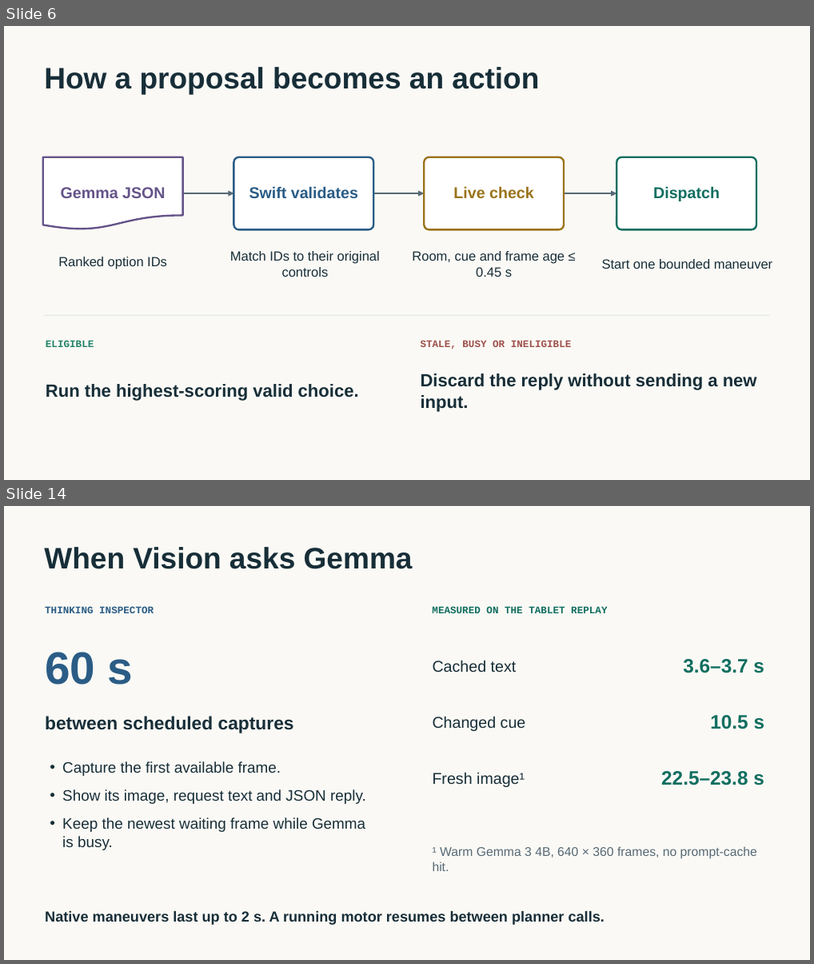
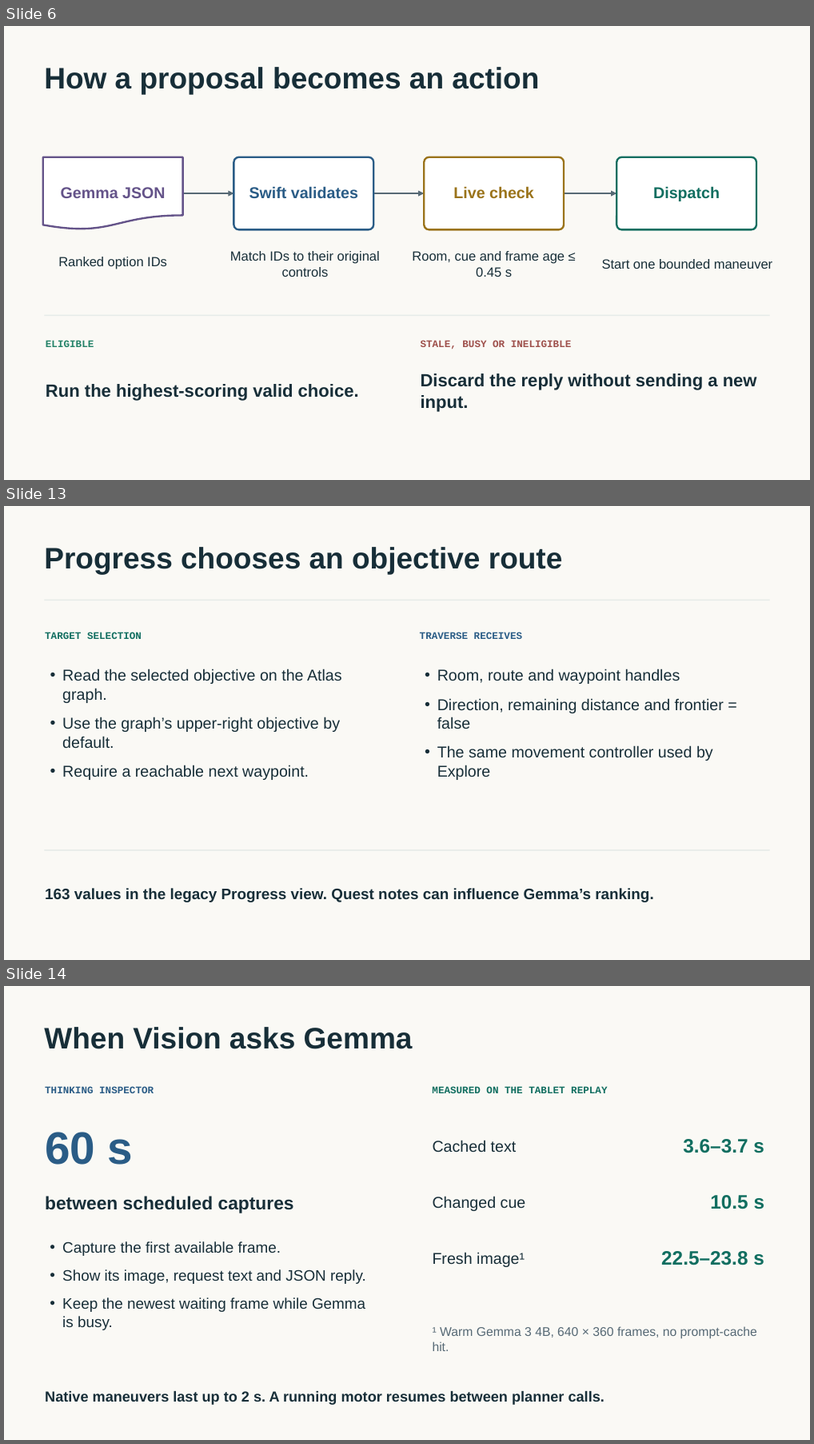
Before and after one commit to tabutyn/hollow-knight-vision, a slide deck: docs/playing-policies/playing-policies.pptx. Shown one above the other, each under a label of ours: slides 6 and 14 before the commit, slides 6, 13 and 14 after it; the slides between them are not shown. The pictures are 814x964 and 814x1444 pixels, drawn with LibreOffice and Linux fonts; fonts in the diff are those of the drawing. Boxes give left, top, right and bottom in pixels: in the first picture for what was removed or moved away, otherwise in the second. Text is boxed around its words. In the diff, an @@ line names an element or a change of style, - is before the commit and + after.

Commit message:
Bind Gemma policy scores to live targets and verify the handoff in game

```diff
--- a/docs/playing-policies/playing-policies.pptx
+++ b/docs/playing-policies/playing-policies.pptx
@@ slide 13 added at <box>4,506,810,960</box>, background #FAF9F5 @@
@@ text added at <box>44,547,563,574</box>, 35.2 pt, text #172E38, bold @@
+Progress chooses an objective route
@@ rectangle added at <box>45,599,770,600</box>, fill #E6EBE8 @@
@@ text added at <box>45,632,142,639</box>, 12 pt, text #116E60, bold @@
+TARGET SELECTION
@@ text added at <box>420,632,522,639</box>, 12 pt, text #2A5C86, bold @@
+TRAVERSE RECEIVES
@@ text added at <box>62,668,342,780</box>, 18.8 pt, text #172E38 @@
+• Read the selected objective on the Atlas graph.
+• Use the graph’s upper-right objective by default.
+• Require a reachable next waypoint.
@@ text added at <box>438,668,724,780</box>, 18.8 pt, text #172E38 @@
+• Room, route and waypoint handles
+• Direction, remaining distance and frontier = false
+• The same movement controller used by Explore
@@ rectangle added at <box>45,850,770,851</box>, fill #E6EBE8 @@
@@ text added at <box>45,888,654,902</box>, 18 pt, text #172E38, bold @@
+163 values in the legacy Progress view. Quest notes can influence Gemma’s ranking.
```
Also in this commit, not shown: 3 slides changed, 8 other slides added, 9 slides removed, 33 other files.
